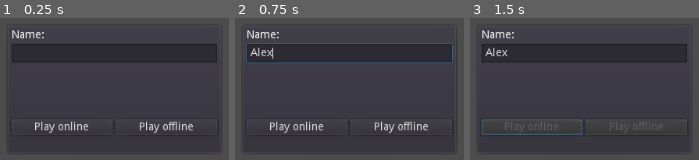
Above: before the commit, frames 1-3 (left to right).
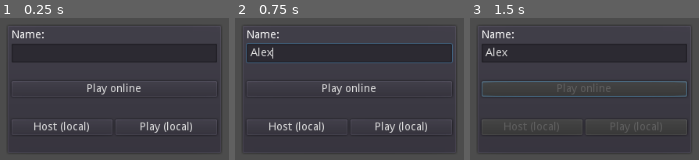
Above: after the commit, the same moments.

Repository: matzebond/FetchTogether
Game: Godot game, scene res://scenes/screens/lobby.tscn
The game is run twice, just before and just after one commit, with the same random seed, the same clock (stepped at 60 frames per second) and the same inputs.
Inputs (mouse positions are in pixels of both pictures, inside the frame that each line leads up to):
- Up to frame 1 (0.25 s): no input
- Up to frame 2 (0.75 s): click (349, 52) at 0.52 s; type "Alex" at 0.6 s
- Up to frame 3 (1.5 s): click "Play online" at 1.25 s

The runs differ from the first frame. In frame 1, 2.5% of the frame differs, in the area x 14-85%, y 45-81%; in frame 2, 2.5%; in frame 3, 2.5%.

Commit message:
Local hosting works & online Server does not get a player

Diff:
--- a/autoloads/State.gd
+++ b/autoloads/State.gd
@@ -12,6 +12,7 @@
 
 # Name for my player.
 var player_name = "The Warrior"
+var true_player = true
 
 # Names for remote players in id:name format.
 var players = {}
@@ -27,7 +28,8 @@
 # Callback from SceneTree.
 func _player_connected(id):
     # Registration of a client beings here, tell the connected player that we are here.
-    rpc_id(id, "register_player", player_name)
+    if true_player:
+        rpc_id(id, "register_player", player_name)
 
 
 # Callback from SceneTree.
@@ -155,8 +157,12 @@
 
     # Create a dictionary with peer id and respective spawn points, could be improved by randomizing.
     var spawn_points = {}
-    spawn_points[1] = 0 # Server in spawn point 0.
-    var spawn_point_idx = 1
+    var spawn_point_idx = 0
+
+    if true_player: # TODO flag for adding server to players
+        spawn_points[1] = spawn_point_idx # Server in spawn point 0.
+        spawn_point_idx += 1
+
     for p in players:
         spawn_points[p] = spawn_point_idx
         spawn_point_idx += 1
@@ -184,6 +190,7 @@
     get_tree().connect("server_disconnected", self, "_server_disconnected")
 
     if "--server" in OS.get_cmdline_args():
+        true_player = false
         print("I am a hosting only server on ")
         print(IP.get_local_addresses())
         host_game("Server")
--- a/scenes/screens/lobby.gd
+++ b/scenes/screens/lobby.gd
@@ -1,6 +1,6 @@
 extends Control
 
-const ip = "46.232.250.165"
+const default_ip = "46.232.250.165"
 
 
 onready var panelConnect = $Connect
@@ -9,7 +9,8 @@
 onready var inputName = $Connect/VBoxContainer/Name
 onready var lblError = $Connect/VBoxContainer/ErrorLabel
 
-onready var btnPlayOnline = $Connect/VBoxContainer/HBoxContainer/BtnPlayOnline
+onready var btnPlayOnline = $Connect/VBoxContainer/BtnPlayOnline
+onready var btnHostOffline = $Connect/VBoxContainer/HBoxContainer/BtnHostOffline
 onready var btnPlayOffline = $Connect/VBoxContainer/HBoxContainer/BtnPlayOffline
 onready var btnStart = $Players/Start
 
@@ -44,7 +45,7 @@
     refresh_lobby()
 
 
-func _on_join_pressed():
+func _on_join_pressed(ip = null):
     if inputName.text == "":
         lblError.text = "Invalid name!"
         return
@@ -52,8 +53,11 @@
     lblError.text = ""
     btnPlayOffline.disabled = true
     btnPlayOnline.disabled = true
+    btnHostOffline.disabled = true
 
     var player_name = inputName.text
+    if ip == null:
+        ip = default_ip
     State.join_game(ip, player_name)
 
 
@@ -65,6 +69,7 @@
 func _on_connection_failed():
     btnPlayOffline.disabled = false
     btnPlayOnline.disabled = false
+    btnHostOffline.disabled = false
     lblError.set_text("Connection failed.")
 
 
@@ -74,6 +79,7 @@
     panelPlayers.hide()
     btnPlayOffline.disabled = false
     btnPlayOnline.disabled = false
+    btnHostOffline.disabled = false
 
 
 func _on_game_error(errtxt):
@@ -81,7 +87,7 @@
     $ErrorDialog.popup_centered_minsize()
     btnPlayOffline.disabled = false
     btnPlayOnline.disabled = false
-
+    btnHostOffline.disabled = false
 
 func refresh_lobby():
     var players = State.get_player_list()
@@ -91,7 +97,6 @@
     for p in players:
         listPlayers.add_item(p)
 
-    # btnStart.disabled = not get_tree().is_network_server()
     btnStart.disabled = false
 
 func _on_start_pressed():
--- a/scenes/screens/lobby.tscn
+++ b/scenes/screens/lobby.tscn
@@ -96,17 +96,25 @@
 "_edit_use_anchors_": false
 }
 
+[node name="BtnPlayOnline" type="Button" parent="Connect/VBoxContainer"]
+margin_top = 66.0
+margin_right = 263.0
+margin_bottom = 86.0
+size_flags_horizontal = 3
+size_flags_vertical = 2
+text = "Play online"
+
 [node name="HBoxContainer" type="HBoxContainer" parent="Connect/VBoxContainer"]
 margin_top = 115.0
 margin_right = 263.0
 margin_bottom = 135.0
 
-[node name="BtnPlayOnline" type="Button" parent="Connect/VBoxContainer/HBoxContainer"]
+[node name="BtnHostOffline" type="Button" parent="Connect/VBoxContainer/HBoxContainer"]
 margin_right = 129.0
 margin_bottom = 20.0
 size_flags_horizontal = 3
 size_flags_vertical = 2
-text = "Play online"
+text = "Host (local)"
 
 [node name="BtnPlayOffline" type="Button" parent="Connect/VBoxContainer/HBoxContainer"]
 margin_left = 133.0
@@ -114,7 +122,7 @@
 margin_bottom = 20.0
 size_flags_horizontal = 3
 size_flags_vertical = 2
-text = "Play offline"
+text = "Play (local)"
 
 [node name="ErrorLabel" type="Label" parent="Connect/VBoxContainer"]
 margin_top = 139.0
@@ -130,5 +138,6 @@
 size_flags_horizontal = 2
 size_flags_vertical = 2
 [connection signal="pressed" from="Players/Start" to="." method="_on_start_pressed"]
-[connection signal="pressed" from="Connect/VBoxContainer/HBoxContainer/BtnPlayOnline" to="." method="_on_join_pressed"]
-[connection signal="pressed" from="Connect/VBoxContainer/HBoxContainer/BtnPlayOffline" to="." method="_on_host_pressed"]
+[connection signal="pressed" from="Connect/VBoxContainer/BtnPlayOnline" to="." method="_on_join_pressed"]
+[connection signal="pressed" from="Connect/VBoxContainer/HBoxContainer/BtnHostOffline" to="." method="_on_host_pressed"]
+[connection signal="pressed" from="Connect/VBoxContainer/HBoxContainer/BtnPlayOffline" to="." method="_on_join_pressed" binds= [ "127.0.0.1" ]]
